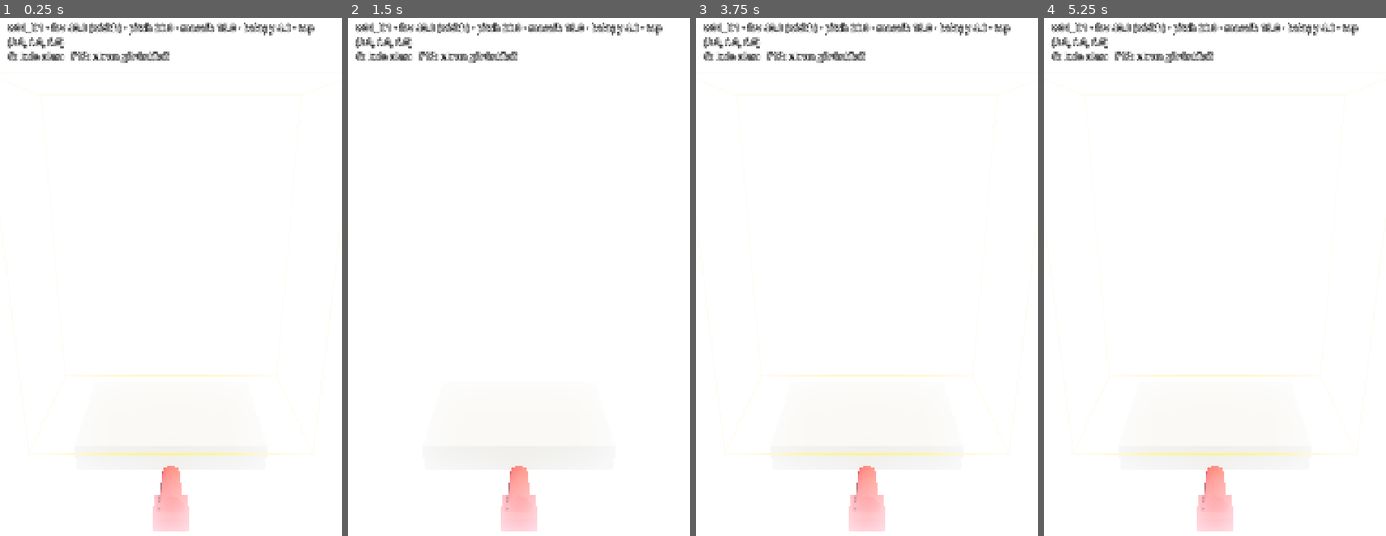
Above: before the commit, frames 1-4 (left to right).
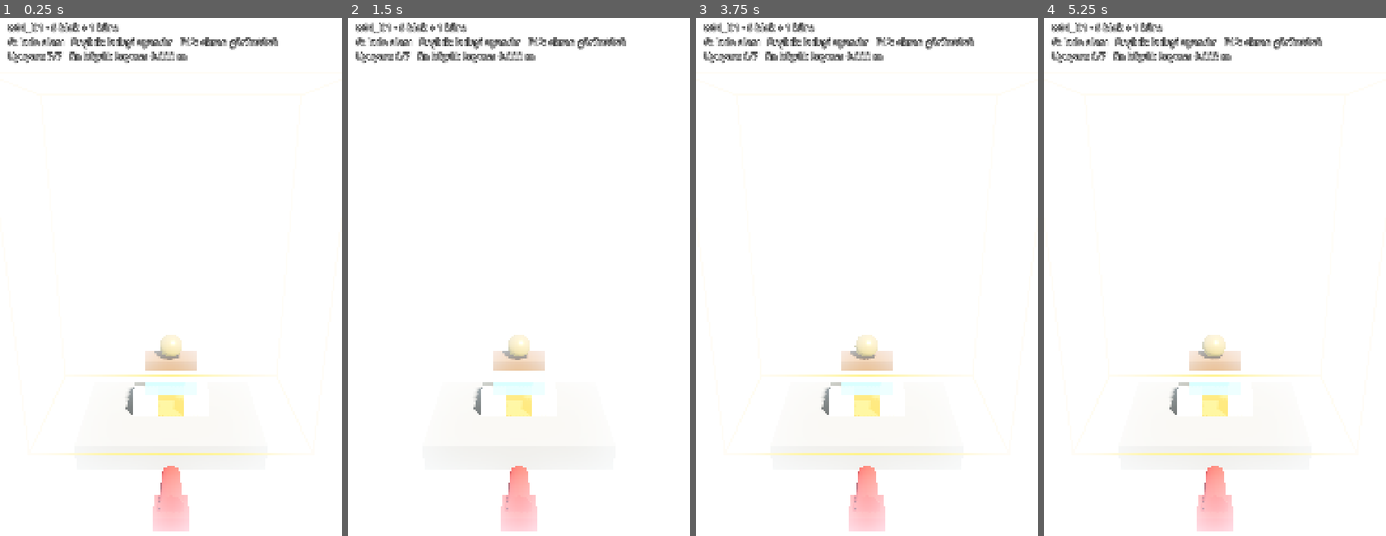
Above: after the commit, the same moments.

Repository: SenaAkyuz/gulleOyunu
Game: Godot game, scene res://src/main.tscn
Two runs of this game, one before a commit and one after it. Both use one fixed random seed, a clock stepped at 60 frames per second and the inputs below.
Inputs:
- Up to frame 1 (0.25 s): no input
- Up to frame 2 (1.5 s): tap Enter at 0.5 s; tap G at 0.6 s; tap Space at 0.77, 0.8, 1.07, 1.25, 1.35 s
- Up to frame 3 (3.75 s): tap Space at 1.52, 1.82, 2.3, 2.75, 3.02, 3.32, 3.6 s; tap G at 1.55, 2.1, 2.85 s; tap Enter at 2, 3.5 s
- Up to frame 4 (5.25 s): tap Space at 3.77, 4.07, 4.25, 4.52, 4.82 s; tap G at 4.35, 5.1 s

The runs differ from the first frame. In frame 1, 4.0% of the frame differs, in the area x 2-92%, y 0-77%; in frame 2, 3.9%; in frame 3, 4.0%; in frame 4, 4.0%.

Commit message:
Phase 1 step 4: blocks and tower spawn asleep from level JSON
- Block (RigidBody3D) built from shapes.json colliders, mass = collider volume x density,
  friction/bounce from materials.json, no axis locks; Golden Core is a Block too
- ShapeBuilder: box/sphere/cylinder/convex colliders + grey-box meshes, convex hull volume
- TowerBuilder spawns frozen for one tick then releases into sleep (Jolt ignores
  sleep requests before the first tick)
- Block.world_center_of_mass() via direct state (needed by the edge rule)
- rules.objective_defaults.core_shape/core_material; Space wakes the tower, HUD shows drift

Co-Authored-By: Claude Opus 5.5 <noreply@anthropic.com>

Diff:
--- a/game_data/rules.json
+++ b/game_data/rules.json
@@ -34,7 +34,10 @@
   },
   "objective_defaults": {
     "type": "drop_core",
-    "clear_percent_target": 0.8
+    "clear_percent_target": 0.8,
+    "core_shape": "core_sphere",
+    "core_material": "core_gold",
+    "_doc_core": "Bolum JSON'undaki cores[] ogeleri bu sekil + malzemeyle kurulur. cores[].y = kurenin alt yuzeyi (bloklarla ayni kural)."
   },
   "physics": {
     "gravity": 9.8,
--- a/src/autoload/game_config.gd
+++ b/src/autoload/game_config.gd
@@ -12,6 +12,7 @@
 	"aim.mode", "aim.default_preview_dots", "aim.aim_smoothing",
 	"aim.preview_dot_interval_sec", "aim.arc", "aim.on_miss",
 	"cannon.position",
+	"objective_defaults.core_shape", "objective_defaults.core_material",
 	"stars.mode", "stars.three_star_min_shots_left_offset", "stars.two_star_min_shots_left_offset",
 	"physics.gravity", "physics.tick_rate", "physics.settle_timeout_sec",
 	"physics.settle_linear_velocity_threshold", "physics.fall_kill_y", "physics.spawn_sleeping",
--- /dev/null
+++ b/src/gameplay/blocks/block.gd
@@ -0,0 +1,93 @@
+class_name Block
+extends RigidBody3D
+## One tower piece = shape (shapes.json) + material (materials.json) (docs/02 §6.2).
+## The Golden Core is also a Block (core_sphere + core_gold, flag "objective").
+## Origin = centre of the shape's base (y = bottom face), rotation = [rx, ry, rz] degrees, Euler YXZ.
+## No axis locks (K-002). Damage (Step 8) and the edge rule (Step 5) come later.
+
+## Grey-box colours until Faz 7 textures arrive (visual only, not a game rule).
+const PLACEHOLDER_COLORS := {
+	"stone": Color(0.93, 0.87, 0.74),
+	"sandstone": Color(0.9, 0.75, 0.5),
+	"wood": Color(0.55, 0.36, 0.2),
+	"crate": Color(0.68, 0.5, 0.3),
+	"crystal_amber": Color(1.0, 0.6, 0.12, 0.8),
+	"crystal_cyan": Color(0.2, 0.9, 0.9, 0.8),
+	"crystal_purple": Color(0.7, 0.35, 1.0, 0.8),
+	"ice": Color(0.75, 0.9, 1.0, 0.7),
+	"metal": Color(0.55, 0.58, 0.62),
+	"core_gold": Color(1.0, 0.78, 0.2),
+}
+const FALLBACK_COLOR := Color(0.6, 0.6, 0.6)
+
+var block_id: String = ""
+var shape_id: String = ""
+var material_id: String = ""
+var is_objective: bool = false
+var is_keystone: bool = false
+var hp: float = 0.0
+## Global position right after spawning (used to measure drift / stability).
+var spawn_position: Vector3 = Vector3.ZERO
+
+
+## Configures the body before it enters the tree. Returns false if shape/material is unknown.
+func setup(id: String, shape_name: String, material_name: String, pos: Vector3, rot_deg: Vector3) -> bool:
+	var shape_def := GameConfig.shape(shape_name)
+	var mat := GameConfig.material(material_name)
+	if shape_def.is_empty() or mat.is_empty():
+		push_error("Block %s: bilinmeyen şekil '%s' veya malzeme '%s'" % [id, shape_name, material_name])
+		return false
+	block_id = id
+	shape_id = shape_name
+	material_id = material_name
+	name = id
+
+	var volume := ShapeBuilder.build(self, shape_def, _visual_material(material_name))
+	mass = volume * float(mat["density"])
+	var pm := PhysicsMaterial.new()
+	pm.friction = float(mat["friction"])
+	pm.bounce = float(mat["bounce"])
+	physics_material_override = pm
+
+	var flags: Array = mat.get("flags", [])
+	is_objective = flags.has("objective")
+	hp = float(mat["hp"])
+
+	collision_layer = PhysicsLayers.CORE if is_objective else PhysicsLayers.BLOCK
+	collision_mask = PhysicsLayers.PLATFORM | PhysicsLayers.BLOCK | PhysicsLayers.CORE | PhysicsLayers.BALL
+	can_sleep = true
+	position = pos
+	rotation_degrees = rot_deg
+	return true
+
+
+func drift() -> float:
+	return global_position.distance_to(spawn_position)
+
+
+## Real centre of mass in world space (the edge rule uses this, docs/02 §2).
+## Note: the `center_of_mass` property is only meaningful in CUSTOM mode; with AUTO the engine's
+## computed value lives in the body's direct state.
+func world_center_of_mass() -> Vector3:
+	var state := PhysicsServer3D.body_get_direct_state(get_rid())
+	if state == null:
+		return global_position
+	return global_transform * state.center_of_mass_local
+
+
+func _visual_material(material_name: String) -> StandardMaterial3D:
+	var m := StandardMaterial3D.new()
+	var color: Color = PLACEHOLDER_COLORS.get(material_name, FALLBACK_COLOR)
+	m.albedo_color = color
+	if color.a < 1.0:
+		m.transparency = BaseMaterial3D.TRANSPARENCY_ALPHA
+		m.emission_enabled = true
+		m.emission = color
+		m.emission_energy_multiplier = 0.3
+	if material_name == str(GameConfig.rule("objective_defaults.core_material")):
+		m.metallic = 0.8
+		m.roughness = 0.25
+		m.emission_enabled = true
+		m.emission = color
+		m.emission_energy_multiplier = 0.4
+	return m
--- /dev/null
+++ b/src/gameplay/blocks/block.tscn
@@ -0,0 +1,6 @@
+[gd_scene format=3]
+
+[ext_resource type="Script" path="res://src/gameplay/blocks/block.gd" id="1_block"]
+
+[node name="Block" type="RigidBody3D"]
+script = ExtResource("1_block")
--- /dev/null
+++ b/src/gameplay/blocks/shape_builder.gd
@@ -0,0 +1,175 @@
+class_name ShapeBuilder
+extends RefCounted
+## Builds CollisionShape3D children (+ grey-box MeshInstance3D) for one shapes.json entry and
+## returns the total collider volume in m^3 (mass = volume x material density, docs/02 §6.2).
+## Dynamic bodies only use box / sphere / cylinder / convex compounds — never concave/trimesh.
+
+const HULL_EPSILON := 1e-5
+
+
+static func build(body: CollisionObject3D, shape_def: Dictionary, visual_mat: Material) -> float:
+	var volume := 0.0
+	for c: Dictionary in shape_def.get("colliders", []):
+		var col := CollisionShape3D.new()
+		var mesh: Mesh = null
+		var xform := Transform3D.IDENTITY
+		match str(c.get("type")):
+			"box":
+				var size := to_vec3(c["size"])
+				var box := BoxShape3D.new()
+				box.size = size
+				col.shape = box
+				var bm := BoxMesh.new()
+				bm.size = size
+				mesh = bm
+				xform.origin = to_vec3(c["pos"])
+				volume += size.x * size.y * size.z
+			"sphere":
+				var r := float(c["radius"])
+				var sp := SphereShape3D.new()
+				sp.radius = r
+				col.shape = sp
+				var sm := SphereMesh.new()
+				sm.radius = r
+				sm.height = 2.0 * r
+				mesh = sm
+				xform.origin = to_vec3(c["pos"])
+				volume += 4.0 / 3.0 * PI * r * r * r
+			"cylinder":
+				var r := float(c["radius"])
+				var h := float(c["height"])
+				var cy := CylinderShape3D.new()
+				cy.radius = r
+				cy.height = h
+				col.shape = cy
+				var cm := CylinderMesh.new()
+				cm.top_radius = r
+				cm.bottom_radius = r
+				cm.height = h
+				mesh = cm
+				xform = Transform3D(_axis_basis(str(c.get("axis", "y"))), to_vec3(c["pos"]))
+				volume += PI * r * r * h
+			"convex":
+				var pts := PackedVector3Array()
+				for p: Array in c["points"]:
+					pts.append(to_vec3(p))
+				var cv := ConvexPolygonShape3D.new()
+				cv.points = pts
+				col.shape = cv
+				var faces := hull_faces(pts)
+				mesh = _faces_to_mesh(faces)
+				volume += hull_volume(pts, faces)
+			_:
+				push_error("ShapeBuilder: bilinmeyen collider tipi: %s" % c.get("type"))
+				continue
+		col.transform = xform
+		body.add_child(col)
+		if visual_mat and mesh:
+			var mi := MeshInstance3D.new()
+			mi.mesh = mesh
+			mi.transform = xform
+			mi.material_override = visual_mat
+			body.add_child(mi)
+	return volume
+
+
+static func to_vec3(v: Variant) -> Vector3:
+	var arr: Array = v
+	return Vector3(float(arr[0]), float(arr[1]), float(arr[2]))
+
+
+## Cylinder meshes/shapes run along Y; rotate them for "x" / "z" axis colliders.
+static func _axis_basis(axis: String) -> Basis:
+	match axis:
+		"x":
+			return Basis(Vector3.BACK, PI / 2.0)
+		"z":
+			return Basis(Vector3.RIGHT, PI / 2.0)
+	return Basis.IDENTITY
+
+
+## Faces of the convex hull of a small point set, each an ordered polygon (CCW seen from outside).
+## Brute force over point triples — fine for the handful of points a block collider has.
+static func hull_faces(pts: PackedVector3Array) -> Array[PackedVector3Array]:
+	var center := _centroid(pts)
+	var planes: Array[Plane] = []
+	var faces: Array[PackedVector3Array] = []
+	var n := pts.size()
+	for i in n:
+		for j in range(i + 1, n):
+			for k in range(j + 1, n):
+				var normal := (pts[j] - pts[i]).cross(pts[k] - pts[i])
+				if normal.length_squared() < HULL_EPSILON:
+					continue
+				var plane := Plane(normal.normalized(), pts[i])
+				if plane.is_point_over(center):
+					plane = -plane
+				var is_face := true
+				for p in pts:
+					if plane.distance_to(p) > HULL_EPSILON:
+						is_face = false
+						break
+				if not is_face or _has_plane(planes, plane):
+					continue
+				planes.append(plane)
+				var on_plane := PackedVector3Array()
+				for p in pts:
+					if absf(plane.distance_to(p)) <= HULL_EPSILON:
+						on_plane.append(p)
+				faces.append(_sort_around(on_plane, plane.normal))
+	return faces
+
+
+static func hull_volume(pts: PackedVector3Array, faces: Array[PackedVector3Array]) -> float:
+	var center := _centroid(pts)
+	var volume := 0.0
+	for f in faces:
+		var area_vec := Vector3.ZERO
+		for i in range(1, f.size() - 1):
+			area_vec += (f[i] - f[0]).cross(f[i + 1] - f[0])
+		var area := area_vec.length() / 2.0
+		var normal := area_vec.normalized()
+		var height := absf(normal.dot(f[0] - center))
+		volume += area * height / 3.0
+	return volume
+
+
+static func _faces_to_mesh(faces: Array[PackedVector3Array]) -> Mesh:
+	var st := SurfaceTool.new()
+	st.begin(Mesh.PRIMITIVE_TRIANGLES)
+	for f in faces:
+		var normal := (f[1] - f[0]).cross(f[2] - f[0]).normalized()
+		# Godot front faces are clockwise, polygons are CCW from outside -> emit reversed fans.
+		for i in range(1, f.size() - 1):
+			for p in [f[0], f[i + 1], f[i]]:
+				st.set_normal(normal)
+				st.add_vertex(p)
+	return st.commit()
+
+
+static func _centroid(pts: PackedVector3Array) -> Vector3:
+	var c := Vector3.ZERO
+	for p in pts:
+		c += p
+	return c / float(pts.size())
+
+
+static func _has_plane(planes: Array[Plane], plane: Plane) -> bool:
+	for q in planes:
+		if q.normal.is_equal_approx(plane.normal) and absf(q.d - plane.d) < HULL_EPSILON:
+			return true
+	return false
+
+
+static func _sort_around(points: PackedVector3Array, normal: Vector3) -> PackedVector3Array:
+	var c := _centroid(points)
+	var u := (points[0] - c).normalized()
+	var v := normal.cross(u)
+	var items: Array = []
+	for p in points:
+		items.append([atan2((p - c).dot(v), (p - c).dot(u)), p])
+	items.sort_custom(func(a: Array, b: Array) -> bool: return a[0] < b[0])
+	var out := PackedVector3Array()
+	for it: Array in items:
+		out.append(it[1])
+	return out
--- a/src/gameplay/level/level.tscn
+++ b/src/gameplay/level/level.tscn
@@ -3,6 +3,7 @@
 [ext_resource type="Script" path="res://src/gameplay/level/level_loader.gd" id="1_loader"]
 [ext_resource type="Script" path="res://src/gameplay/level/level_camera.gd" id="2_camera"]
 [ext_resource type="Script" path="res://src/gameplay/world/platform.gd" id="3_platform"]
+[ext_resource type="Script" path="res://src/gameplay/level/tower_builder.gd" id="4_tower"]
 
 [sub_resource type="Environment" id="Env_grey"]
 background_mode = 1
@@ -49,6 +50,7 @@
 script = ExtResource("3_platform")
 
 [node name="Tower" type="Node3D" parent="."]
+script = ExtResource("4_tower")
 
 [node name="CannonPlaceholder" type="Node3D" parent="."]
 
--- a/src/gameplay/level/level_loader.gd
+++ b/src/gameplay/level/level_loader.gd
@@ -1,15 +1,18 @@
 extends Node3D
 ## Builds a level from its JSON (docs/02 §4.2).
-## Step 3: camera, platform, cannon placeholder and the play-area guide (G key).
-## Blocks (Step 4), cannon (Step 6) and referee (Step 9) are added in later steps.
+## Camera, platform, tower, cannon placeholder and dev helpers.
+## Cannon (Step 6) and referee (Step 9) are added in later steps.
+## Dev keys: G = play-area guide, Space = wake every body (stability test).
 
 ## Empty = rules.dev.start_level_id
 @export var level_id: String = ""
 
 var level_data: Dictionary = {}
+var _info_static: String = ""
 
 @onready var _camera: LevelCamera = $Camera3D
 @onready var _platform: Platform = $Platform
+@onready var _tower: TowerBuilder = $Tower
 @onready var _cannon_marker: Node3D = $CannonPlaceholder
 @onready var _area_guide: MeshInstance3D = $AreaGuide
 @onready var _info: Label = $HUD/InfoLabel
@@ -28,21 +31,32 @@
 
 	var plat: Dictionary = level_data.get("platform", {})
 	_platform.build(float(plat.get("width")), float(plat.get("depth")))
+	_tower.build(level_data)
 
 	var cannon_pos := _vec3(GameConfig.rule("cannon.position"))
 	_cannon_marker.position = cannon_pos
 	_cannon_marker.look_at(Vector3(0.0, cannon_pos.y, 0.0), Vector3.UP)
 
 	_build_area_guide()
-	_info.text = "%s · fov %s (%s) · pitch %s · mesafe %s · bakış y %s · top %s\nG: kule alanı   F12: ekran görüntüsü" % [
-		level_id, cam_cfg["fov_deg"], cam_cfg["keep_aspect"], cam_cfg["pitch_deg"],
-		cam_cfg["distance"], cam_cfg["look_at_height"], cannon_pos]
+	_info_static = "%s · %d blok + %d küre\nG: kule alanı   Boşluk: kuleyi uyandır   F12: ekran görüntüsü" % [
+		level_id, _tower.blocks.size(), _tower.cores.size()]
+
+
+func _physics_process(_delta: float) -> void:
+	var total := _tower.all_bodies().size()
+	_info.text = "%s\nUyuyan: %d/%d   En büyük kayma: %.3f m" % [
+		_info_static, _tower.sleeping_count(), total, _tower.max_drift()]
 
 
 func _unhandled_input(event: InputEvent) -> void:
 	var key := event as InputEventKey
-	if key and key.pressed and not key.echo and key.keycode == KEY_G:
-		_area_guide.visible = not _area_guide.visible
+	if not (key and key.pressed and not key.echo):
+		return
+	match key.keycode:
+		KEY_G:
+			_area_guide.visible = not _area_guide.visible
+		KEY_SPACE:
+			_tower.wake_all()
 
 
 ## rules.camera, overridden key-by-key by level.camera_override (docs/02 §2).
--- /dev/null
+++ b/src/gameplay/level/tower_builder.gd
@@ -0,0 +1,104 @@
+class_name TowerBuilder
+extends Node3D
+## Spawns the level's blocks and cores (docs/03 §2.1). Faz 1: only explicit "blocks";
+## template "structures" arrive in Faz 3. Bodies spawn asleep (rules.physics.spawn_sleeping)
+## so the tower does not move before the first hit.
+## Jolt ignores a sleep request made before the body's first physics tick, so bodies spawn
+## frozen (static) for exactly one tick and are then released straight into sleep.
+
+const BLOCK_SCENE: PackedScene = preload("res://src/gameplay/blocks/block.tscn")
+
+var blocks: Array[Block] = []
+var cores: Array[Block] = []
+
+
+func build(level: Dictionary) -> void:
+	clear()
+	if not bool(level.get("baked", false)) and not (level.get("structures", []) as Array).is_empty():
+		push_warning("Tower: şablonlar (structures) Faz 3'te gelecek; şimdilik yalnızca 'blocks' kuruluyor")
+
+	var keystones: Array = level.get("keystones", [])
+	var index := 0
+	for bd: Dictionary in level.get("blocks", []):
+		index += 1
+		var id := str(bd.get("id", "b%02d" % index))
+		var b := _spawn(id, str(bd["shape"]), str(bd["mat"]), _pos(bd), _rot(bd))
+		if b:
+			b.is_keystone = keystones.has(id)
+			blocks.append(b)
+
+	var core_shape := str(GameConfig.rule("objective_defaults.core_shape"))
+	var core_mat := str(GameConfig.rule("objective_defaults.core_material"))
+	index = 0
+	for cd: Dictionary in level.get("cores", []):
+		index += 1
+		if str(cd.get("attach", "rest")) != "rest":
+			push_warning("Tower: küre bağlantısı '%s' Faz 5'te gelecek; küre serbest konuyor" % cd.get("attach"))
+		var c := _spawn("core%d" % index, core_shape, core_mat, _pos(cd), Vector3.ZERO)
+		if c:
+			cores.append(c)
+	_release_after_first_tick()
+
+
+## Called without await: runs until the next physics tick, then unfreezes every body into sleep.
+func _release_after_first_tick() -> void:
+	await get_tree().physics_frame
+	var sleep := bool(GameConfig.rule("physics.spawn_sleeping"))
+	for b in all_bodies():
+		if is_instance_valid(b):
+			b.freeze = false
+			b.sleeping = sleep
+
+
+func clear() -> void:
+	for b in all_bodies():
+		b.queue_free()
+	blocks.clear()
+	cores.clear()
+
+
+func all_bodies() -> Array[Block]:
+	var out: Array[Block] = []
+	out.append_array(blocks)
+	out.append_array(cores)
+	return out
+
+
+func wake_all() -> void:
+	for b in all_bodies():
+		b.sleeping = false
+
+
+func sleeping_count() -> int:
+	var n := 0
+	for b in all_bodies():
+		if b.sleeping:
+			n += 1
+	return n
+
+
+func max_drift() -> float:
+	var d := 0.0
+	for b in all_bodies():
+		d = maxf(d, b.drift())
+	return d
+
+
+func _spawn(id: String, shape_name: String, mat: String, pos: Vector3, rot_deg: Vector3) -> Block:
+	var b: Block = BLOCK_SCENE.instantiate()
+	if not b.setup(id, shape_name, mat, pos, rot_deg):
+		b.free()
+		return null
+	b.freeze_mode = RigidBody3D.FREEZE_MODE_STATIC
+	b.freeze = true
+	add_child(b)
+	b.spawn_position = b.global_position
+	return b
+
+
+static func _pos(d: Dictionary) -> Vector3:
+	return Vector3(float(d["x"]), float(d["y"]), float(d["z"]))
+
+
+static func _rot(d: Dictionary) -> Vector3:
+	return ShapeBuilder.to_vec3(d.get("rot", [0, 0, 0]))
Not shown, added: src/gameplay/blocks/block.gd.uid
Not shown, added: src/gameplay/blocks/shape_builder.gd.uid
Not shown, added: src/gameplay/level/tower_builder.gd.uid
